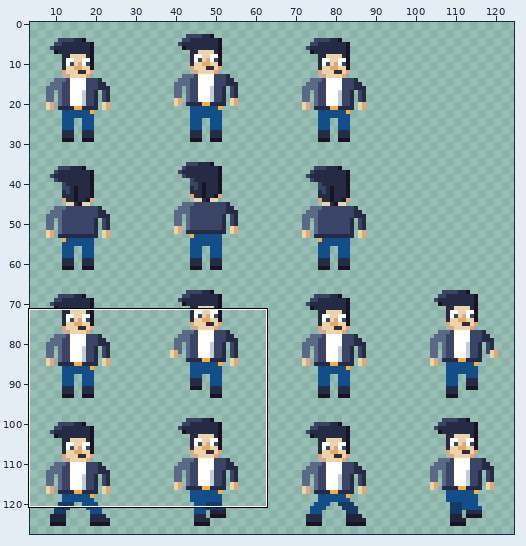
Two states of a pixel-art file, assets/textures/characters/raggari_32.aseprite. The picture above shows the old version from afar; the outline marks the close-up.
Close-up. Old version:
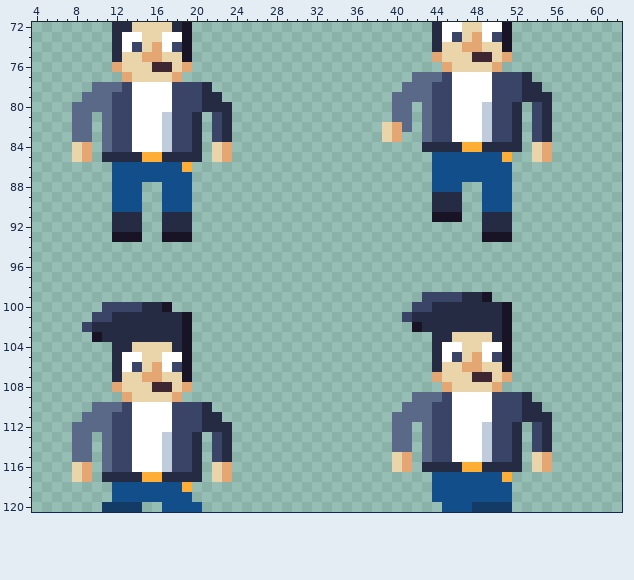
128x128 pixels, 1 frame. Shown: x 4..62, y 72..120. The wide view leaves out empty margins. The commit also changed other parts of the picture, which this record leaves out.
After:
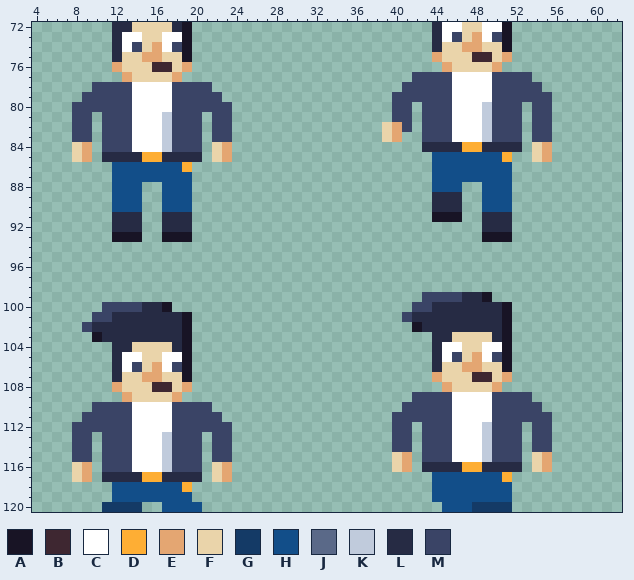
Palette (. is transparent): A #181425  B #3e2731  C #ffffff  D #feae34  E #e4a672  F #ead4aa  G #143a66  H #124e89  J #5a6988  K #c0cbdc  L #262b44  M #3a4466
Diff:
@@ x 4..62 @@
  76 ........EFFFBBFE.........................EFFFFE............
- 77 .........EFFFFE.......................JJJMCCCCMMML.........
- 78 ......JJJMCCCCMMML...................JJJMMCCCCMMMLL........
- 79 .....JJJMMCCCCMMMLL.................JJJJMMCCCCMMMLLL.......
- 80 ....JJJJMMCCCCMMMLLL................JJ.JMMCCCKMML.ML.......
- 81 ....JJ.JMMCCCKMML.ML................JJ.JMMCCCKMML.ML.......
- 82 ....JJ.JMMCCCKMML.ML...............FEJ.JMMCCCKMML.ML.......
- 83 ....JJ.JMMCCCKMML.ML...............FE..JMMCCCKMML.ML.......
- 84 ....FE.JMMCCCKMML.FE...................LLLLDDLLLL.FE.......
+ 77 .........EFFFFE.......................MMMMCCCCMMMM.........
+ 78 ......MMMMCCCCMMMM...................MMMMMCCCCMMMMM........
+ 79 .....MMMMMCCCCMMMMM.................MMMMMMCCCCMMMMMM.......
+ 80 ....MMMMMMCCCCMMMMMM................MM.MMMCCCKMMM.MM.......
+ 81 ....MM.MMMCCCKMMM.MM................MM.MMMCCCKMMM.MM.......
+ 82 ....MM.MMMCCCKMMM.MM...............FEM.MMMCCCKMMM.MM.......
+ 83 ....MM.MMMCCCKMMM.MM...............FE..MMMCCCKMMM.MM.......
+ 84 ....FE.MMMCCCKMMM.FE...................LLLLDDLLLL.FE.......
  85 ....FE.LLLLDDLLLL.FE....................HHHHHHHD..FE.......
@@ x 4..62 @@
 108 ........EFFFBBFE.........................EFFFFE............
-109 .........EFFFFE.......................JJJMCCCCMMML.........
-110 ......JJJMCCCCMMML...................JJJMMCCCCMMMLL........
-111 .....JJJMMCCCCMMMLL.................JJJJMMCCCCMMMLLL.......
-112 ....JJJJMMCCCCMMMLLL................JJ.JMMCCCKMML.ML.......
-113 ....JJ.JMMCCCKMML.ML................JJ.JMMCCCKMML.ML.......
-114 ....JJ.JMMCCCKMML.ML................JJ.JMMCCCKMML.ML.......
-115 ....JJ.JMMCCCKMML.ML................FE.JMMCCCKMML.FE.......
-116 ....FE.JMMCCCKMML.FE................FE.LLLLDDLLLL.FE.......
+109 .........EFFFFE.......................MMMMCCCCMMMM.........
+110 ......MMMMCCCCMMMM...................MMMMMCCCCMMMMM........
+111 .....MMMMMCCCCMMMMM.................MMMMMMCCCCMMMMMM.......
+112 ....MMMMMMCCCCMMMMMM................MM.MMMCCCKMMM.MM.......
+113 ....MM.MMMCCCKMMM.MM................MM.MMMCCCKMMM.MM.......
+114 ....MM.MMMCCCKMMM.MM................MM.MMMCCCKMMM.MM.......
+115 ....MM.MMMCCCKMMM.MM................FE.MMMCCCKMMM.FE.......
+116 ....FE.MMMCCCKMMM.FE................FE.LLLLDDLLLL.FE.......
 117 ....FE.LLLLDDLLLL.FE....................HHHHHHHD...........
